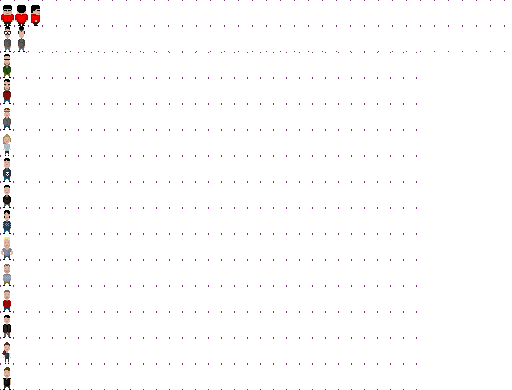
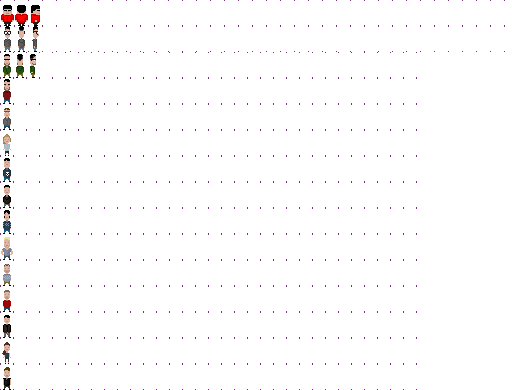
The second 512 x 390 image is a revision of the first. Changes to its layers:
painted on "actors" over [16, 26, 39, 78]
